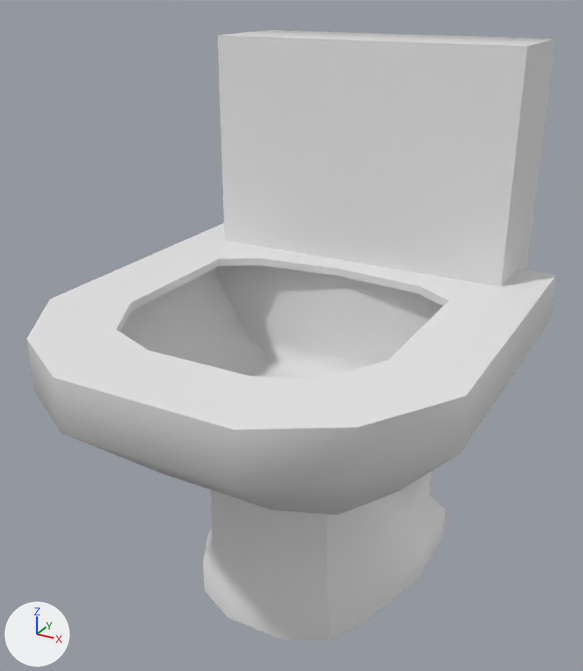
One commit to the FBX model Assets/Graphics/Models/toilette.fbx: the scene before it, then after it.
Before and after are seen from a 50 mm lens placed at (3.423, 18.961, 0.75), pointed at (2.992, 19.743, 0.359). The axes (+X, +Y, +Z) are drawn at lower left. The lights are the same throughout. The older version comes first. Where no turn or scale is listed for an object, it has been applied to the vertices.

The first picture shows 'toilette'.
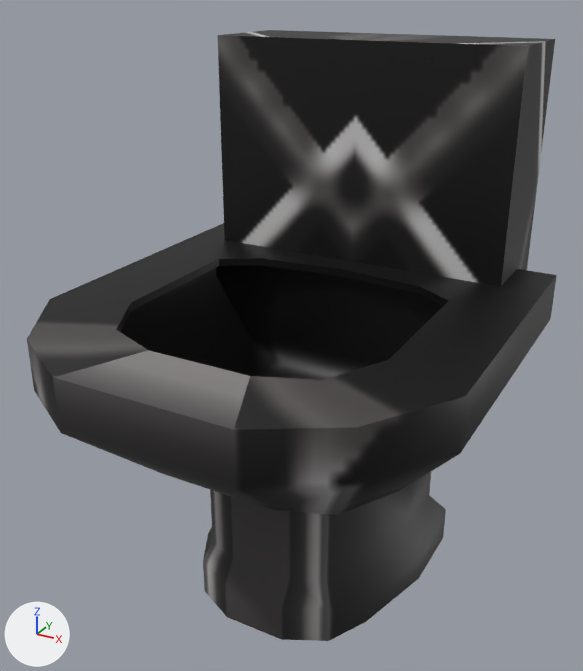
The newer file is also turned or shifted as a whole; pictures and numbers use the older file's frame.

Boxes [x1, y1, x2, y2] around the edits, measured in the pictures (583 x 671 px):
```json
{"object": "toilette", "change": "surface changed", "before": [27, 30, 557, 641], "after": [27, 30, 557, 641], "on screen": "white to black"}
```

Scene script edits in JSON lines:
```json
{"op": "add", "block": "img_grid", "code": ["img_grid = load_image('grid', '../Textures/grid.png', 237, 237, 'sRGB')"]}
{"op": "remove", "block": "mat_main", "code": "mat_main.base_color = (0.8, 0.8, 0.8)  # white #e7e7e7"}
{"op": "add", "block": "mat_main", "code": "mat_main.texture = img_grid"}
```
